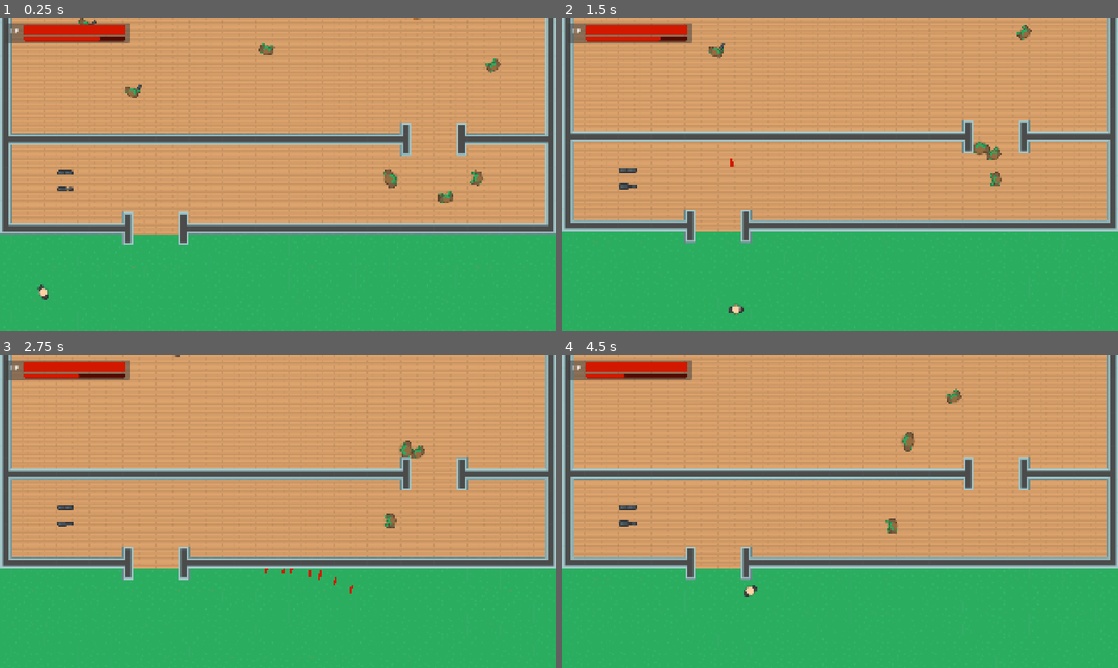
Above: before the commit, frames 1-4 (two rows, left to right).
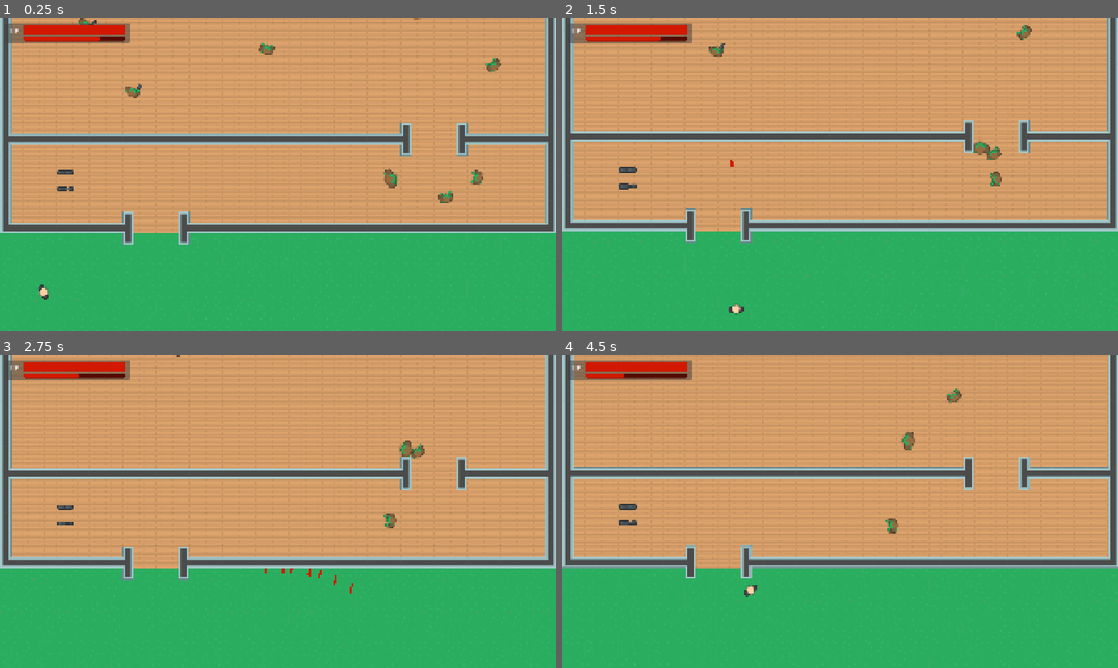
Above: after the commit, the same moments.

Repository: noor-shalaby/velvet-venom
Game: Godot game, scene res://scenes/levels/test_level3_prototype.tscn
Two runs of this game, one before a commit and one after it. Both use one fixed random seed, a clock stepped at 60 frames per second and the inputs below. This scene is started directly instead of the project's main scene.
Inputs (mouse positions are in pixels of both pictures, inside the frame that each line leads up to):
- Up to frame 1 (0.25 s): no input
- Up to frame 2 (1.5 s): move the mouse to (962, 158) at 0.52 s; hold D (right) 0.53-1.28 s; hold Shift (dash) 0.53-1.28 s; click (962, 158) at 0.8 s; move the mouse to (728, 190) at 1.27 s; hold S (down) from 1.28 s (still down); click (728, 190) at 1.35 s
- Up to frame 3 (2.75 s): right-click (166, 527) at 1.55 s; move the mouse to (333, 442) at 2.02 s; release S (down) at 2.03 s; hold D (right) from 2.03 s (still down); hold Right mouse button (fire_alt) from 2.03 s (still down); tap Shift (dash) at 2.3 s
- Up to frame 4 (4.5 s): move the mouse to (812, 574) at 2.77 s; release D (right) at 2.78 s; release Right mouse button (fire_alt) at 2.78 s; hold W (up) 2.78-3.53 s; tap Shift (dash) at 2.85 s; click (812, 574) at 3.05 s; move the mouse to (1006, 558) at 3.52 s; press the mouse at (1006, 558) at 3.53 s; hold A (left) from 3.53 s (still down); right-click (1006, 558) at 3.8 s; move the mouse to (673, 464) at 4.27 s; release the mouse at (673, 464) at 4.28 s; right-click (673, 464) at 4.35 s

The runs differ from the first frame. In frame 1, 2.9% of the frame differs, in the area x 0-100%, y 0-91%; in frame 2, 1.2%; in frame 3, 2.0%; in frame 4, 3.9%, in the area x 0-100%, y 0-78%.

Commit message:
added screenshake and made the camera follow the mouse cursor

Diff:
--- /dev/null
+++ b/scenes/levels/cam_ctrl.tscn
@@ -0,0 +1,11 @@
+[gd_scene load_steps=2 format=3 uid="uid://b0hf5ugi8olt6"]
+
+[ext_resource type="Script" uid="uid://c1lm4k2vpp8ol" path="res://scripts/ui/cam_ctrl.gd" id="1_rtr5j"]
+
+[node name="CamCtrl" type="Node2D"]
+script = ExtResource("1_rtr5j")
+
+[node name="Camera" type="Camera2D" parent="."]
+zoom = Vector2(1.2, 1.2)
+limit_smoothed = true
+position_smoothing_enabled = true
--- a/scenes/levels/camera.tscn
+++ /dev/null
@@ -1,9 +0,0 @@
-[gd_scene load_steps=2 format=3 uid="uid://b0hf5ugi8olt6"]
-
-[ext_resource type="Script" uid="uid://c1lm4k2vpp8ol" path="res://scripts/ui/camera.gd" id="1_rtr5j"]
-
-[node name="Camera" type="Camera2D"]
-zoom = Vector2(1.2, 1.2)
-limit_smoothed = true
-position_smoothing_enabled = true
-script = ExtResource("1_rtr5j")
--- a/scenes/levels/test_level3_prototype.tscn
+++ b/scenes/levels/test_level3_prototype.tscn
@@ -3,7 +3,7 @@
 [ext_resource type="PackedScene" uid="uid://dhkaqpdvim4t" path="res://scenes/ui/hud.tscn" id="1_0sfwk"]
 [ext_resource type="PackedScene" uid="uid://5ag4hs7q66nt" path="res://scenes/ui/pause_menu.tscn" id="2_7ccfl"]
 [ext_resource type="PackedScene" uid="uid://bg8c63oc0rr1j" path="res://scenes/levels/tile_map.tscn" id="3_to8ug"]
-[ext_resource type="PackedScene" uid="uid://b0hf5ugi8olt6" path="res://scenes/levels/camera.tscn" id="4_uho5g"]
+[ext_resource type="PackedScene" uid="uid://b0hf5ugi8olt6" path="res://scenes/levels/cam_ctrl.tscn" id="4_uho5g"]
 [ext_resource type="PackedScene" uid="uid://c8klnxe2lr3ma" path="res://scenes/characters/zombie_norm.tscn" id="7_to8ug"]
 [ext_resource type="PackedScene" uid="uid://bg16074l4ym1u" path="res://scenes/pickups/pickup_weapon.tscn" id="8_nsah4"]
 [ext_resource type="PackedScene" uid="uid://boqei7v8w8q57" path="res://scenes/characters/zombie_brawler.tscn" id="8_vi130"]
@@ -63,13 +63,15 @@
 [node name="NavRegion" type="NavigationRegion2D" parent="."]
 navigation_polygon = SubResource("NavigationPolygon_lnu2h")
 
-[node name="Camera" parent="." node_paths=PackedStringArray("host") instance=ExtResource("4_uho5g")]
+[node name="CamCtrl" parent="." node_paths=PackedStringArray("host") instance=ExtResource("4_uho5g")]
 position = Vector2(800, 450)
+host = NodePath("../Player")
+
+[node name="Camera" parent="CamCtrl" index="0"]
 limit_left = 0
 limit_top = -2016
 limit_right = 1600
 limit_bottom = 928
-host = NodePath("../Player")
 
 [node name="Zombies" type="Node2D" parent="."]
 
@@ -177,3 +179,4 @@
 position = Vector2(124, 808)
 
 [editable path="TileMap"]
+[editable path="CamCtrl"]
--- a/scripts/characters/player.gd
+++ b/scripts/characters/player.gd
@@ -17,6 +17,7 @@
 func set_hp(new_hp):
 	if new_hp < hp:
 		blink()
+		cam_ctrl.screenshake((float(hp - new_hp) / hp_max) * 32, 0.2)
 
 	hp = clamp(new_hp, 0, hp_max)
 	emit_signal("hp_changed", hp, hp_max)
@@ -42,6 +43,8 @@
 var blood_explosion_scene = preload("uid://cs6dxwtk5651p")
 var blood_pool_scene = preload("uid://1twhq540r50")
 var death_screen_scene = preload("uid://bomjpnrcspvgr")
+
+var cam_ctrl: Node2D
 
 
 @onready var game: Node2D = $/root/Game
--- a/scripts/characters/player_norm.gd
+++ b/scripts/characters/player_norm.gd
@@ -124,6 +124,7 @@
 		bullet.wall_puncture = held_weapon["wall_puncture"]
 		bullet.shooter = self
 		game.add_child(bullet)
+		cam_ctrl.screenshake(max(1, held_weapon["multishot"] / 2), 0.1)
 		for shot in range(held_weapon["multishot"] - 1):
 			bullet = bullet_scene.instantiate()
 			bullet.global_position = muzzle.global_position
--- a/scripts/characters/player_vamp.gd
+++ b/scripts/characters/player_vamp.gd
@@ -107,6 +107,7 @@
 		bloodshot.wall_puncture = wep["wall_puncture"]
 		bloodshot.shooter = self
 		game.add_child(bloodshot)
+		cam_ctrl.screenshake(max(1, wep["multishot"] / 2), 0.1)
 		for shot in range(wep["multishot"] - 1):
 			bloodshot = bloodshot_scene.instantiate()
 			bloodshot.global_position = muzzle.global_position
@@ -148,6 +149,17 @@
 	super(event)
 
 
+func dash():
+	super()
+
+	outline_on()
+
+func _on_dash_duration_timeout():
+	super()
+
+	outline_off()
+
+
 
 func start_sucking(_blood_pool: Area2D, resource := "hp"):
 	stop_sucking()
--- /dev/null
+++ b/scripts/ui/cam_ctrl.gd
@@ -0,0 +1,53 @@
+extends Node2D
+
+
+@export var host: Player
+
+
+var shake_intensity: float = 0.0
+var active_shake_dur: float = 0.0
+
+var shake_decay: float = 5.0
+
+var shake_time: float = 0.0
+var shake_time_speed: float = 20.0
+
+var noise = FastNoiseLite.new()
+
+
+@onready var cam: Camera2D = $Camera
+
+func _ready():
+	randomize()
+
+
+func _physics_process(delta):
+	if host:
+		global_position = host.global_position
+		host.cam_ctrl = self
+
+		var mouse_pos = get_global_mouse_position()
+		cam.position.x = (mouse_pos.x - host.global_position.x) / (get_viewport_rect().size.x / 2.0) * 128
+		cam.position.y = (mouse_pos.y - host.global_position.y) / (get_viewport_rect().size.y / 2.0) * 128
+
+	if active_shake_dur > 0.0:
+		shake_time += shake_time_speed * delta
+		active_shake_dur -= delta
+
+		cam.offset = Vector2(
+			noise.get_noise_2d(shake_time, 0) * shake_intensity,
+			noise.get_noise_2d(0, shake_time) * shake_intensity
+		)
+
+		shake_intensity = max(shake_intensity - shake_decay * delta, 0)
+	else:
+		cam.offset = lerp(cam.offset, Vector2.ZERO, 10.5 * delta)
+
+
+func screenshake(intensity: int, dur: float):
+	noise.seed = randi()
+	noise.frequency = 2.0
+
+	shake_intensity = intensity
+	active_shake_dur = dur
+	shake_time = 0.0
--- a/scripts/ui/camera.gd
+++ /dev/null
@@ -1,13 +0,0 @@
-extends Camera2D
-
-
-@export var host: Player
-
-
-func _physics_process(delta: float):
-	if host:
-		global_position = host.global_position
-
-		var mouse_pos = get_global_mouse_position()
-		offset.x = (mouse_pos.x - host.global_position.x) / (get_viewport_rect().size.x / 2.0)
-		offset.y = (mouse_pos.y - host.global_position.y) / (get_viewport_rect().size.y / 2.0)
Not shown, changed: Devlog.txt
Renamed: scripts/ui/camera.gd.uid -> scripts/ui/cam_ctrl.gd.uid
